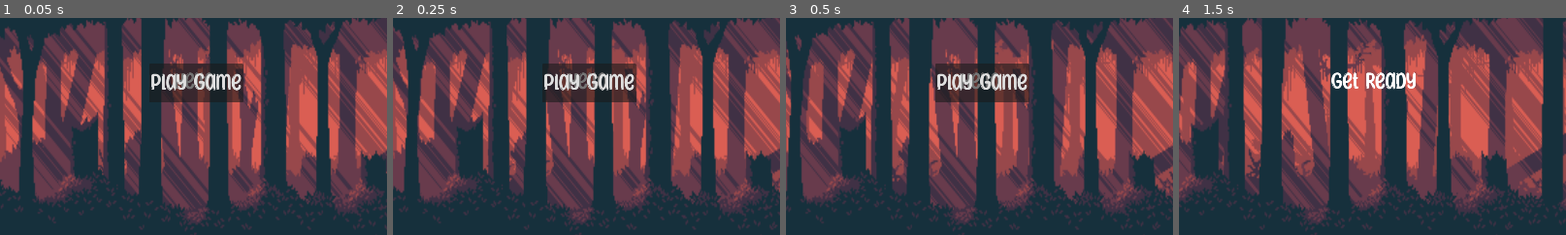
Above: before the commit, frames 1-4 (left to right).
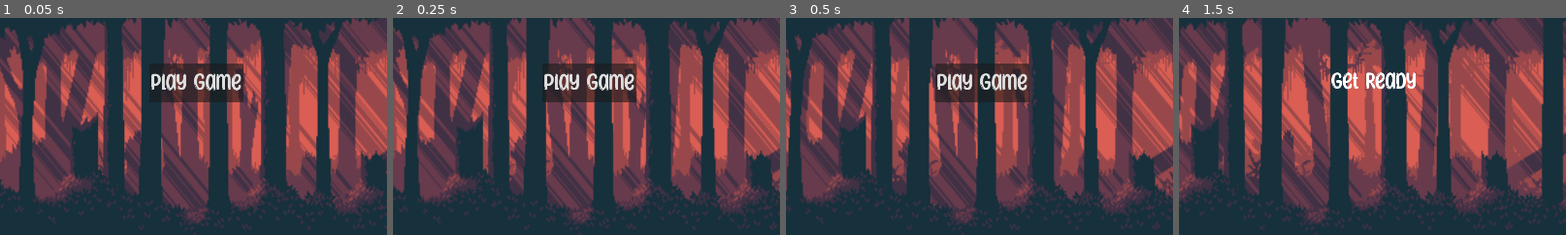
Above: after the commit, the same moments.

Repository: Christer-Bjoerk/Gathering_Leaves_GDScript
Game: Godot game, scene res://Scenes/main.tscn
Two runs of this game, one before a commit and one after it. Both use one fixed random seed, a clock stepped at 60 frames per second and the inputs below.
Inputs:
- Up to frame 1 (0.05 s): no input
- Up to frame 2 (0.25 s): no input
- Up to frame 3 (0.5 s): no input
- Up to frame 4 (1.5 s): click "Play Game" at 0.5 s; hold D (move_right) from 1.28 s (still down)
The pictures show only the part of the screen within x 25-75%, y 35-85%; the shares and areas given below are measured in that part.

The runs differ from the first frame. In frame 1, 0.3% of the frame differs, in the area x 45-55%, y 25-33%; in frame 2, 0.3%; in frame 3, 0.3%; in frame 4, nothing differs.
Error before the commit: Attempt to call function 'hide' in base 'null instance' on a null instance. (res://Scripts/HUD.gd:33)

Commit message:
UI fix
Forgot to remove UI player health dependency

Diff:
--- a/Scripts/HUD.gd
+++ b/Scripts/HUD.gd
@@ -26,11 +26,9 @@
 func in_game_hud(active):
 	if active:
 		$ScoreLabel.show()
-		$PlayerHealthLabel.show()
 		$Message.show()
 	elif !active:
 		$ScoreLabel.hide()
-		$PlayerHealthLabel.hide()
 		$Message.hide()
 
 func show_game_over():
